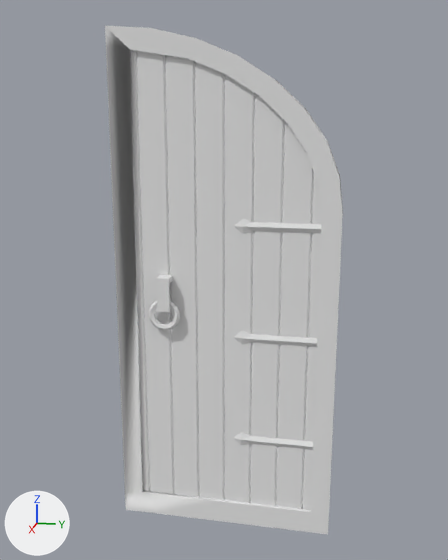
The OBJ model Resources/models/door/door.obj, before and after one commit.
Both versions are drawn from a 50 mm camera at (3.52, 0.03, 1.22) aimed at (-0.02, -0.68, 0.33). Arrows for +X, +Y and +Z are at lower left; the lights stay in place. Where no turn or scale is listed for an object, it has been applied to the vertices.

In view in the first picture: '扉大元_立方体.001'.
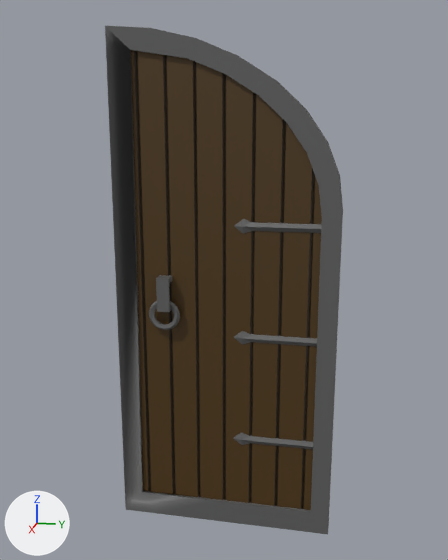
The newer file is also turned or shifted as a whole; pictures and numbers use the older file's frame.

Where the change shows, as pixel boxes (x1, y1, x2, y2) in the pictures (448 x 560 px):
'扉大元_立方体.001', surface changed
    both: (105, 26, 343, 534)

The change in detail:
Picture 'door.png' (img_door_png) is new.
In material 'マテリアル' (mat_マテリアル), base_color is no longer (0.8, 0.8, 0.8), white #e7e7e7.
In material 'マテリアル' (mat_マテリアル), roughness goes from 1.0 to 0.5.
In material 'マテリアル' (mat_マテリアル), texture is now set to img_door_png.
